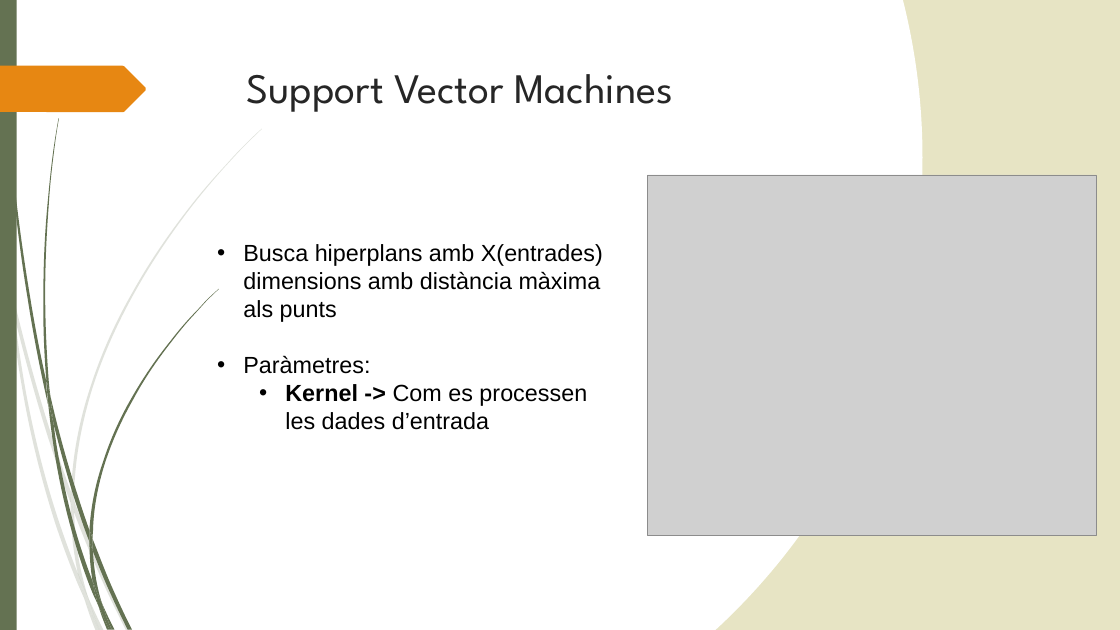
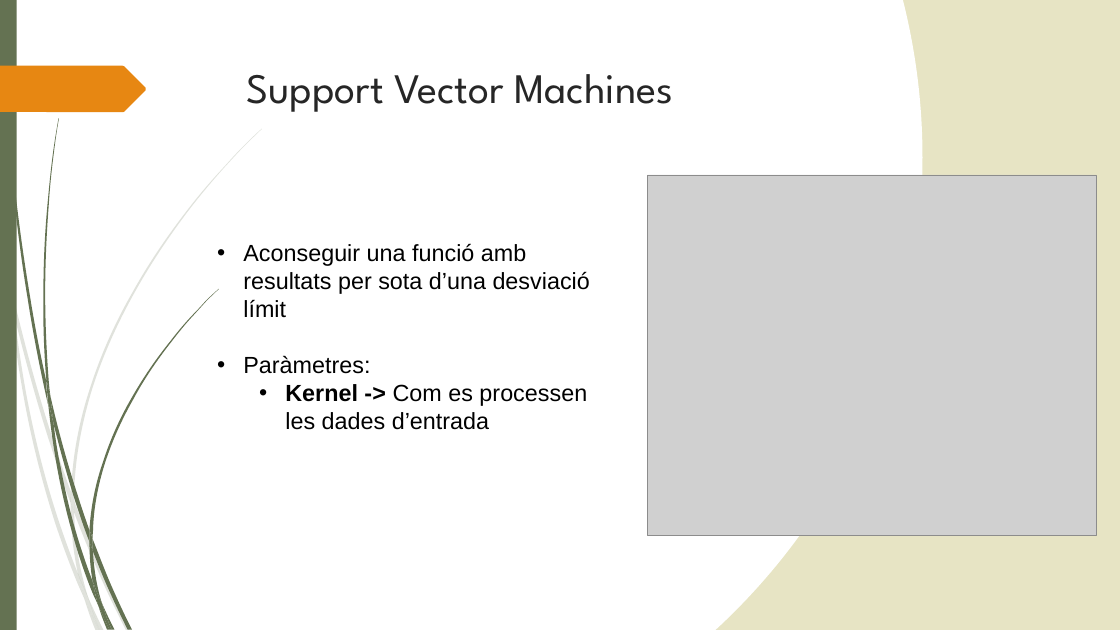
Before and after one commit to miky96/TFG, a slide deck: slide 11 of presentació/presentacioTFG.pptx. Drawn at 1120x630 pixels with LibreOffice and Linux fonts; fonts in the diff are those of the drawing; grey boxes stand for pictures. Boxes give left, top, right and bottom in pixels: in the first picture for what was removed or moved away, otherwise in the second. Text is boxed around its words. In the diff, an @@ line names an element or a change of style, - is before the commit and + after.

```diff
--- a/presentació/presentacioTFG.pptx
+++ b/presentació/presentacioTFG.pptx
@@ text at bbox=[243, 243, 590, 317]: text changed @@
-• Busca hiperplans amb X(entrades) dimensions amb distància màxima als punts
+• Aconseguir una funció amb resultats per sota d’una desviació límit
```
Also in this commit, not shown: 4 other slides changed, 1 other file.
